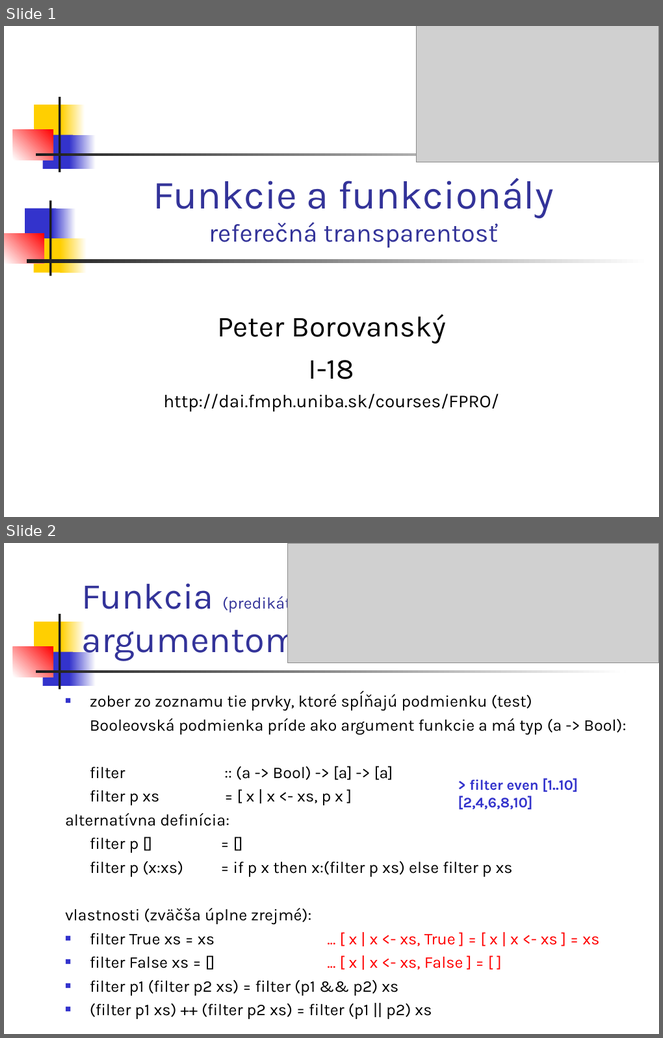
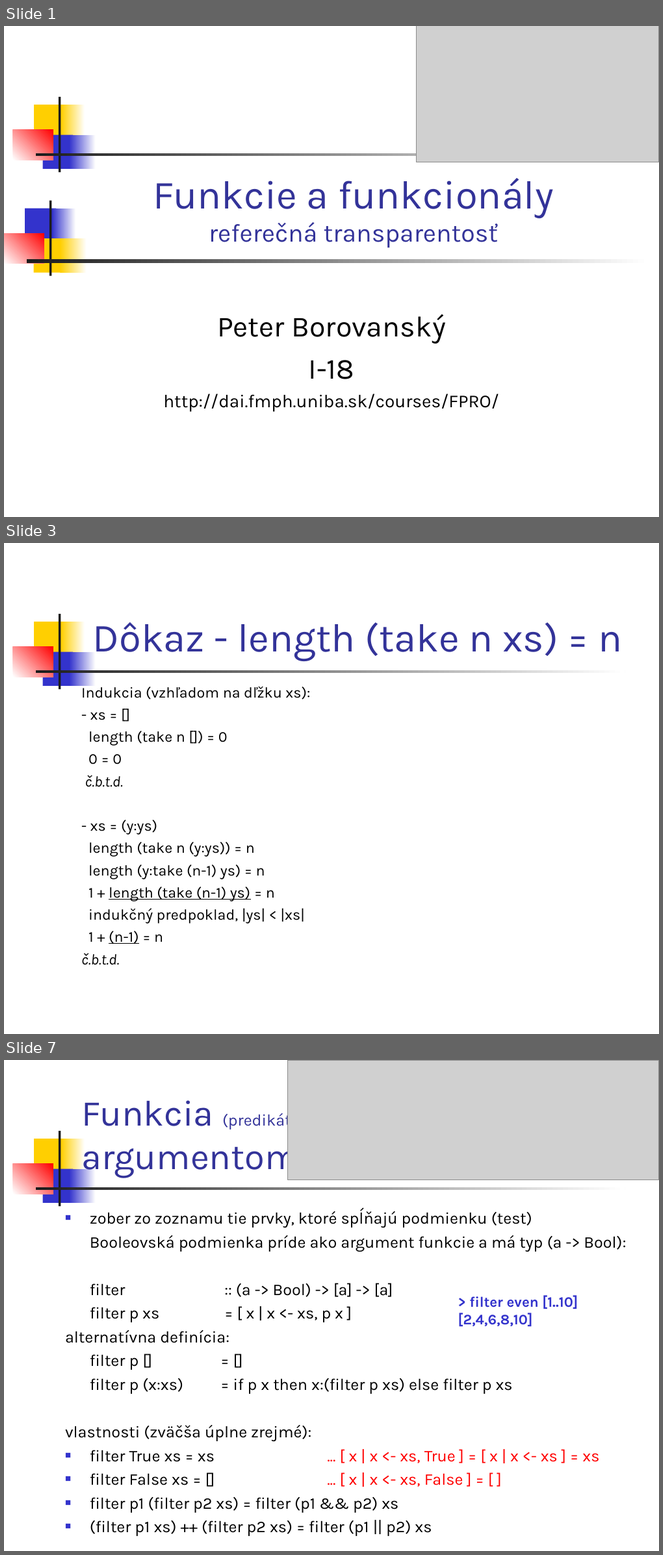
Before and after one commit to Funkcionalne/Prednasky, a slide deck: 02/02_fpro.ppt. Shown one above the other, each under a label of ours: slides 1 and 2 before the commit, slides 1, 3 and 7 after it; the slides between them are not shown. The pictures are 663x1038 and 663x1555 pixels, drawn with LibreOffice and Linux fonts; fonts in the diff are those of the drawing; grey boxes stand for pictures. Boxes give left, top, right and bottom in pixels: in the first picture for what was removed or moved away, otherwise in the second. Text is boxed around its words. In the diff, an @@ line names an element or a change of style, - is before the commit and + after.

```diff
--- a/02/02_fpro.ppt
+++ b/02/02_fpro.ppt
@@ slide 3 added at [4,543,659,1034], background #FFFFFF; not listed: 7 template elements that a slide beside it also shows @@
@@ title added at [93,622,623,661], 44 pt, text #333399 @@
+Dôkaz - length (take n xs) = n
@@ text added at [81,684,310,965], 16.6 pt, text #000000 @@
+Indukcia (vzhľadom na dľžku xs):
+- xs = []
+length (take n []) = 0
+0 = 0
+č.b.t.d.
+- xs = (y:ys)
+length (take n (y:ys)) = n
+length (y:take (n-1) ys) = n
+1 + length (take (n-1) ys) = n
+indukčný predpoklad, |ys| < |xs|
+1 + (n-1) = n
+č.b.t.d.
@@ what was slide 2 is now slide 7 @@
```
Also in this commit, not shown: 1 slide changed, 5 other slides added, 2 other files.
